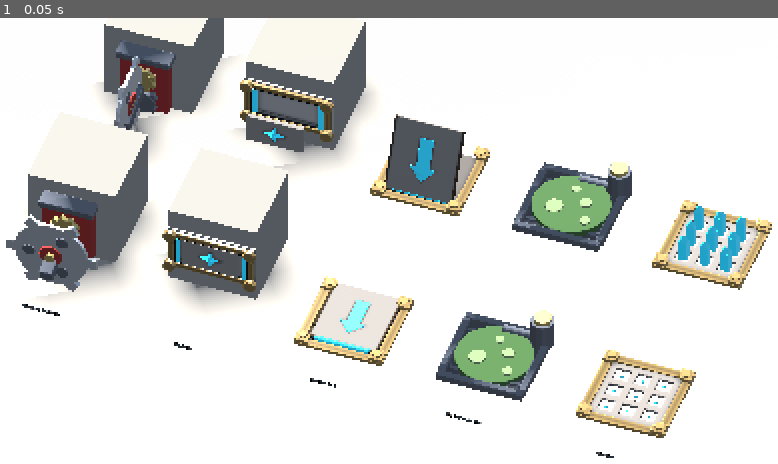
Above: before the commit, frame 1.
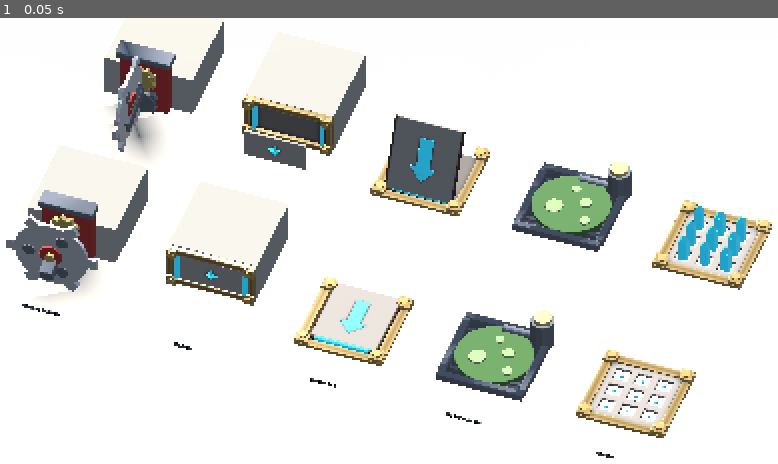
Above: after the commit, the same moment.

Repository: Autinhorse/HumanMustDie
Game: Godot game, scene res://tests/trap_pose.tscn
Two runs of this game, one before a commit and one after it. Both use one fixed random seed, a clock stepped at 60 frames per second and the inputs below. This scene is started directly instead of the project's main scene.
Inputs:
- Up to frame 1 (0.05 s): no input

The runs differ from the first frame. In frame 1, 7.6% of the frame differs, in the area x 3-49%, y 0-70%.

Commit message:
v0.0.62 推板重做：修正它在墙上的位置，样式对齐前两块板
**位置是错的。** 墙高 = 0.5 格（config 里 wall_height 1.0 ÷ cell_size 2.0），
而推板建在 z 0.25~0.75 —— 顶上 0.25 探出墙外、底下还悬在墙腰上。
现在铺满 z 0~0.5、宽 1.0，高宽比正好 1:2。

**样式对齐。** 推板是三块里唯一没过前面那几轮的：原来还是圆铆钉 + Groove +
老式宝石。现在换成方形斜角铆钉 + 八角钉帽、去掉 Groove、浅灰面板当活动件、
保留左右发光竖条和宝石。

新增两个通用工具：
- ccw()：用有向面积保证轮廓逆时针。镜像、换角落很容易把点序弄反，
  统一判一下比每处手工推符号靠谱。
- bracket_at()：墙面板的角落不对称（z 从 0 到墙高），不能用地面板那套
  "外角在 (outer, outer)" 的假设。

顺带修了检查场景的墙高：wall_height 在配置里**已经是世界单位**，
tests/trap_pose.gd 又乘了一遍 cell_size，墙比游戏里高一倍 ——
墙面机关在检查图里怎么摆都对不上。和之前光照那次是同一类问题。

测试 T0-T7 全绿。

Co-Authored-By: Claude Opus 5 (1M context) <noreply@anthropic.com>
Claude-Session: https://claude.ai/code/session_01VCzWxNk1LcyQr5pasXVQW6

Diff:
--- a/project.godot
+++ b/project.godot
@@ -12,7 +12,7 @@
 
 config/name="HumanMustDie - Prototype A"
 config/description="机关塔防灰盒原型：固定走廊 + 5 种机关 + 小/中/重三类物理敌人"
-config/version="0.0.61"
+config/version="0.0.62"
 run/main_scene="res://scenes/main.tscn"
 config/features=PackedStringArray("4.7", "Forward Plus")
 
--- a/tests/trap_pose.gd
+++ b/tests/trap_pose.gd
@@ -10,7 +10,10 @@
 
 func _ready() -> void:
 	var cs: float = float(Cfg.config.get("grid", {}).get("cell_size", 2.0))
-	var wall_h: float = float(Cfg.config.get("grid", {}).get("wall_height", 1.0)) * cs
+	# wall_height 在配置里**已经是世界单位**（board_view 直接拿它当高度用），
+	# 不要再乘 cell_size —— 乘了的话检查场景的墙比游戏里高一倍，
+	# 墙面机关看着就永远对不上。
+	var wall_h: float = float(Cfg.config.get("grid", {}).get("wall_height", 1.0))
 	_world(cs)
 
 	var spacing := cs * 1.6
Binary file changed: assets/models/board_push_1.glb
Binary file changed: assets/models/board_push_2.glb
Binary file changed: assets/models/board_push_3.glb
Not shown, changed: docs/机关面板_部件说明.md
Not shown, changed: tools/blender/build_boards.py
